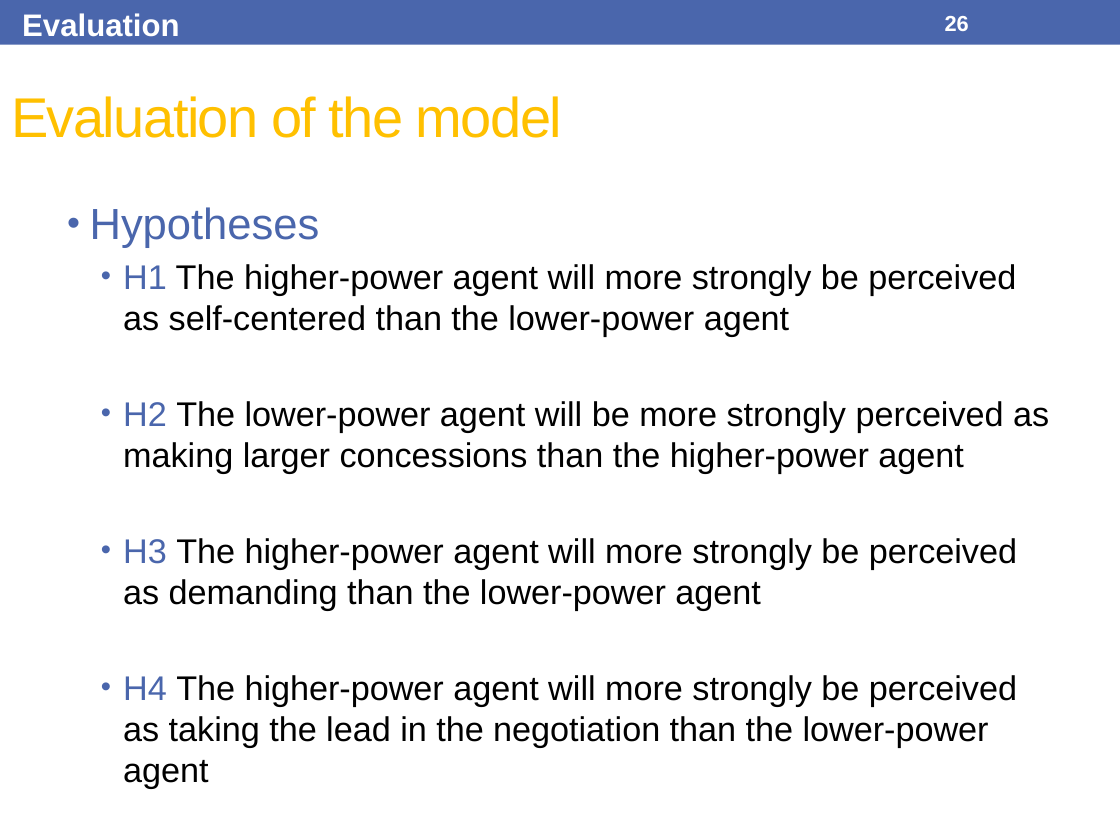
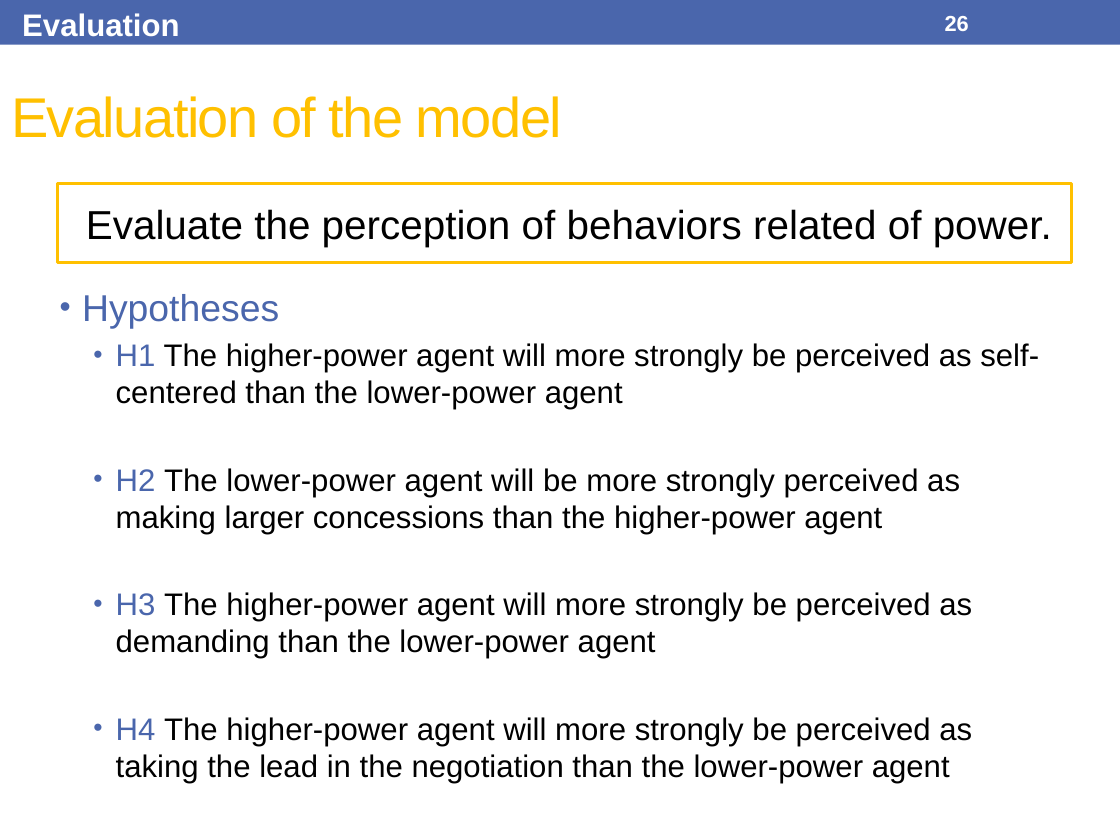
Before and after one commit to Olydia/Discolog, a slide deck: slide 26 of papers/Presentations/IVA17/IVA17.pptx. Drawn at 1120x840 pixels with LibreOffice and Linux fonts; fonts in the diff are those of the drawing. Boxes give left, top, right and bottom in pixels: in the first picture for what was removed or moved away, otherwise in the second. Text is boxed around its words. In the diff, an @@ line names an element or a change of style, - is before the commit and + after.

```diff
--- a/papers/Presentations/IVA17/IVA17.pptx
+++ b/papers/Presentations/IVA17/IVA17.pptx
@@ rectangle added at (57, 184, 1072, 263), outline #FFC000 2.08 pt, 26 pt, text #000000 @@
+Evaluate the perception of behaviors related of power.
@@ text "Hypotheses": place and size @@
-text "Hypotheses" at (90, 207, 1049, 788)
+text "Hypotheses" at (82, 294, 1039, 778)
@@ text "Hypotheses" at (82, 294, 1039, 778): size 28 to 24 pt in "Hypotheses"; size 22 to 20 pt @@
```
Also in this commit, not shown: 4 other slides changed, 1 slide added.
